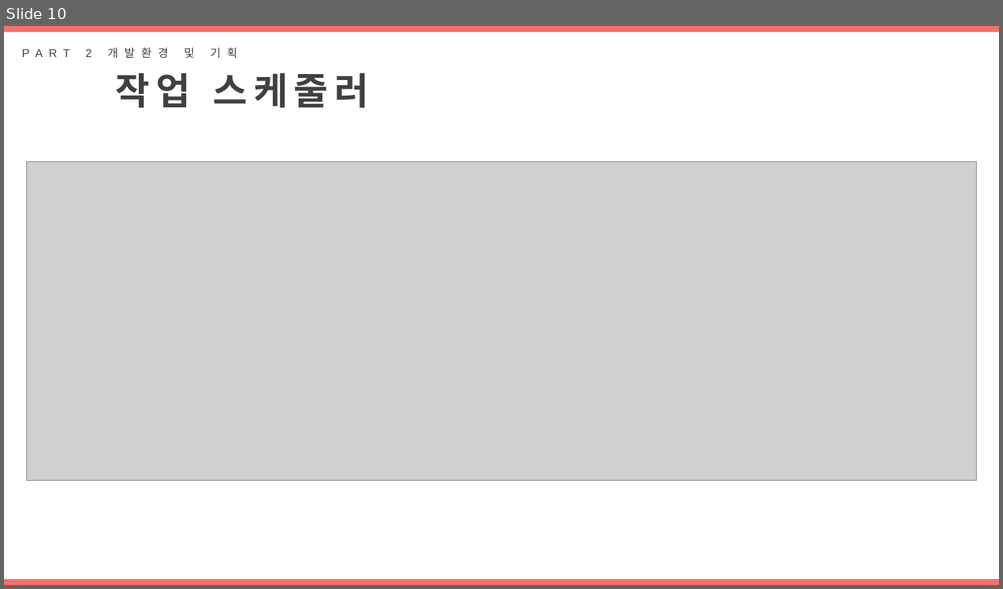
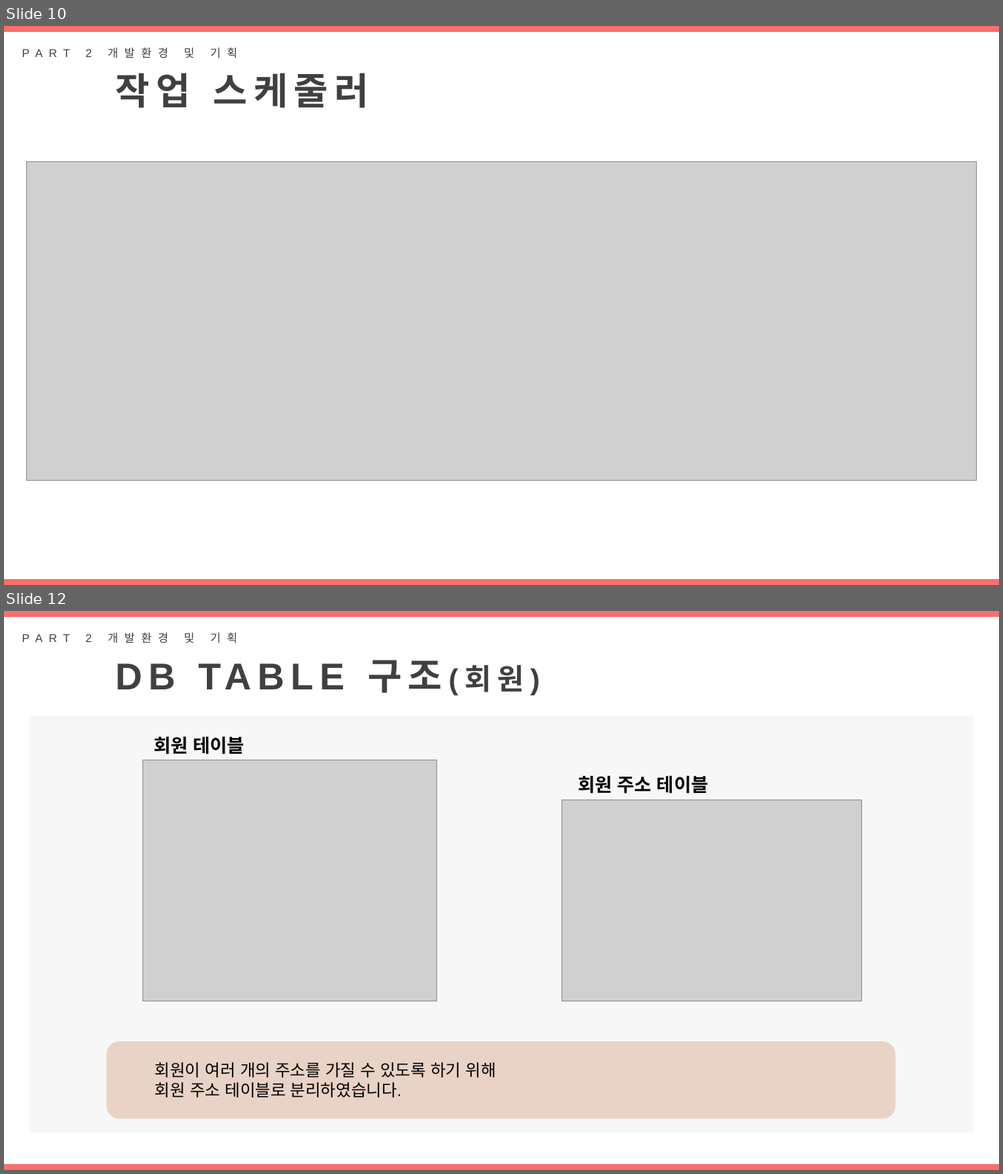
Before and after one commit to DAnomaly/SHOESFLY, a slide deck: project/B조_프로젝트_SHOEFLY.pptx. Shown one above the other, each under a label of ours: slide 10 before the commit, slides 10 and 12 after it; the slides between them are not shown. The pictures are 1003x589 and 1003x1174 pixels, drawn with LibreOffice and Linux fonts; fonts in the diff are those of the drawing; grey boxes stand for pictures. Boxes give left, top, right and bottom in pixels: in the first picture for what was removed or moved away, otherwise in the second. Text is boxed around its words. In the diff, an @@ line names an element or a change of style, - is before the commit and + after.

```diff
--- a/project/B조_프로젝트_SHOEFLY.pptx
+++ b/project/B조_프로젝트_SHOEFLY.pptx
@@ slide 12 added at (x1=4, y1=611, x2=999, y2=1170), background #FFFFFF @@
@@ rectangle added at (x1=4, y1=611, x2=999, y2=617), fill #F86F6C @@
@@ text added at (x1=85, y1=632, x2=237, y2=643), 11 pt, text #404040 @@
+PART 2 개발환경 및 기획
@@ text added at (x1=367, y1=660, x2=524, y2=693), 36 pt, text #404040, bold @@
+DB TABLE 구조(회원)
@@ rectangle added at (x1=29, y1=716, x2=973, y2=1133), fill #F7F7F7 @@
@@ text added at (x1=153, y1=737, x2=245, y2=755), 18 pt, text #000000, bold @@
+회원 테이블
@@ picture added at (x1=143, y1=760, x2=437, y2=1001) @@
@@ text added at (x1=578, y1=776, x2=708, y2=794), 18 pt, text #000000, bold @@
+회원 주소 테이블
@@ picture added at (x1=561, y1=800, x2=861, y2=1001) @@
@@ rounded rectangle added at (x1=106, y1=1042, x2=895, y2=1120), fill #E9D3C6, 16 pt, text #000000 @@
+  회원이 여러 개의 주소를 가질 수 있도록 하기 위해
+  회원 주소 테이블로 분리하였습니다.
@@ rectangle added at (x1=4, y1=1165, x2=999, y2=1170), fill #F86F6C @@
```
Also in this commit, not shown: 2 slides changed, 4 other slides added.
